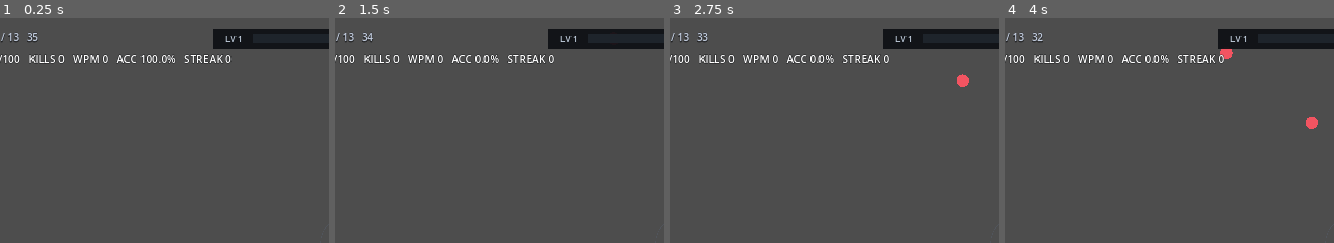
Above: before the commit, frames 1-4 (left to right).
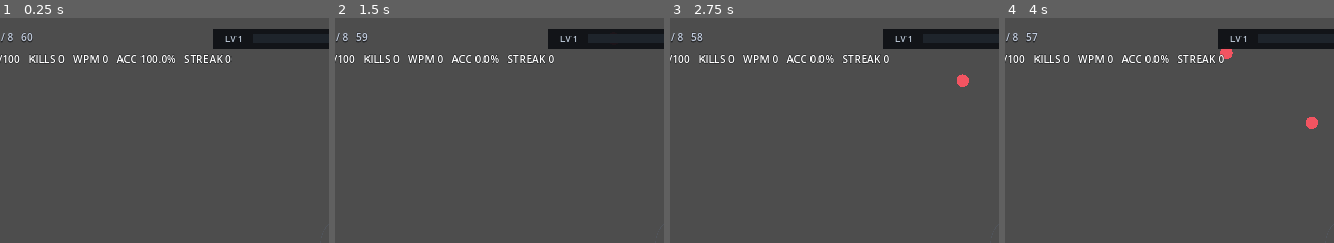
Above: after the commit, the same moments.

Repository: jlcuenca00/typing-roguelite
Game: Godot game, scene res://scenes/Main.tscn
Same seed, same stepped clock (60 frames per second), same inputs: the game is played once before the commit and once after it.
Inputs:
- Up to frame 1 (0.25 s): no input
- Up to frame 2 (1.5 s): tap Enter at 0.5 s; tap R at 0.6, 1.35 s; tap Space at 1.25 s
- Up to frame 3 (2.75 s): tap R at 2.1 s
- Up to frame 4 (4 s): tap Enter at 2.75 s; tap R at 2.85, 3.6 s
The pictures show only the part of the screen within x 7-57%, y 0-50%; the shares and areas given below are measured in that part.

The runs differ from the first frame. In frame 1, 0.2% of the frame differs, in the area x 2-12%, y 6-11%; in frame 2, 0.2%; in frame 3, 0.2%; in frame 4, 0.2%.

Commit message:
balance: use original 8-wave prototype pacing

Diff:
--- a/game/scripts/main.gd
+++ b/game/scripts/main.gd
@@ -15,8 +15,8 @@
 const VISIBLE_WORDS := 5
 const FIXED_WORD_X := 48.0
 
-const TOTAL_WAVES := 13
-const WAVE_DURATION := 35.0
+const TOTAL_WAVES := 8
+const WAVE_DURATION := 60.0
 
 var rng := RandomNumberGenerator.new()
 var combat = CombatSystemScript.new()
@@ -1158,7 +1158,8 @@
 	wave_spawning = false
 	run_end_title.text = "RUN COMPLETE"
 	death_overlay.visible = true
-	death_summary.text = "13 WAVES CLEARED   LEVEL %d   KILLS %d\nWORDS %d   BEST STREAK %d   WPM %d\n\nPress R to restart" % [
+	death_summary.text = "%d WAVES CLEARED   LEVEL %d   KILLS %d\nWORDS %d   BEST STREAK %d   WPM %d\n\nPress R to restart" % [
+		TOTAL_WAVES,
 		level,
 		kills,
 		words_completed,
@@ -1172,7 +1173,10 @@
 		return
 
 	if run_complete:
-		wave_label.text = "WAVE 13 / 13   COMPLETE"
+		wave_label.text = "WAVE %d / %d   COMPLETE" % [
+			TOTAL_WAVES,
+			TOTAL_WAVES
+		]
 	elif wave_intermission:
 		wave_label.text = "WAVE %d / %d   CLEARED" % [current_wave, TOTAL_WAVES]
 	elif wave_spawning:
